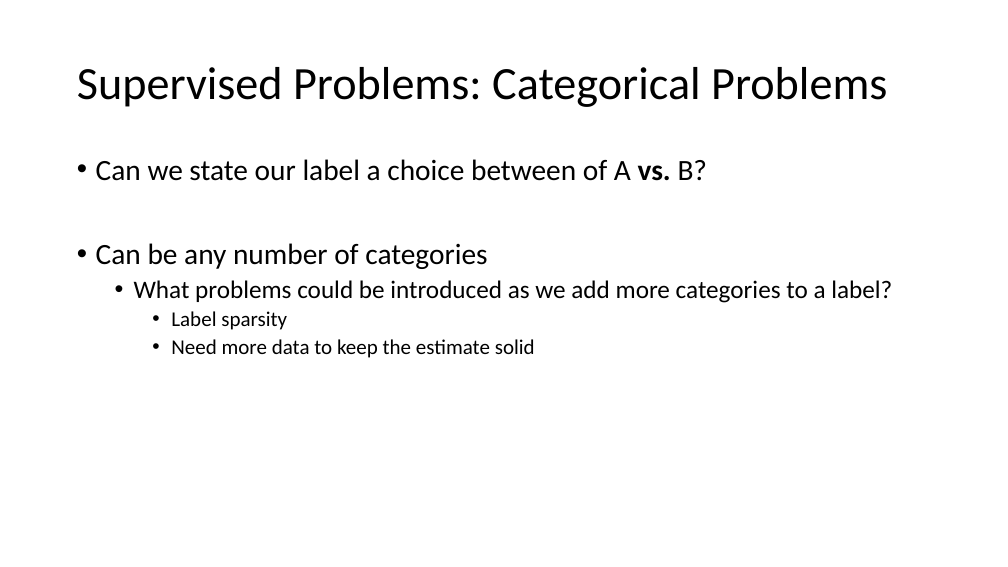
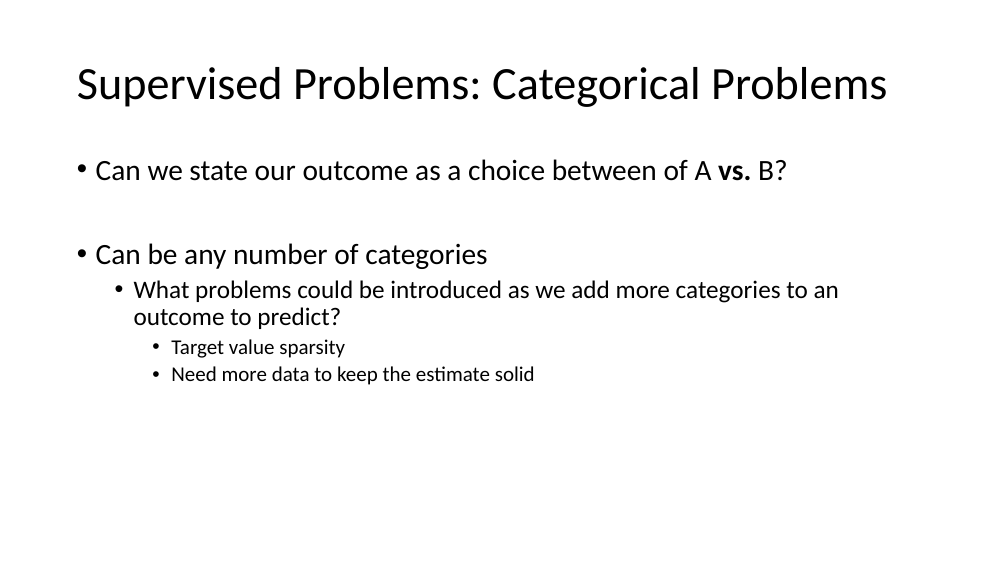
Before and after one commit to fredhutchio/python_intro_hdc, a slide deck: slide 18 of slides/Intro to Machine Learning.pptx. Drawn at 1008x567 pixels with LibreOffice and Linux fonts; fonts in the diff are those of the drawing. Boxes give left, top, right and bottom in pixels: in the first picture for what was removed or moved away, otherwise in the second. Text is boxed around its words. In the diff, an @@ line names an element or a change of style, - is before the commit and + after.

Commit message:
updated slides
moving from terminology 'label' to 'target' or 'outcome' for supervised learning

```diff
--- a/slides/Intro to Machine Learning.pptx
+++ b/slides/Intro to Machine Learning.pptx
@@ text at (x1=96, y1=159, x2=788, y2=181): text changed @@
-• Can we state our label a choice between of A vs. B?
+• Can we state our outcome as a choice between of A vs. B?
@@ text at (x1=134, y1=280, x2=839, y2=358): text changed @@
-  • What problems could be introduced as we add more categories to a label?
-    • Label sparsity
+  • What problems could be introduced as we add more categories to an outcome to predict?
+    • Target value sparsity
```
Also in this commit, not shown: 4 other slides changed.
